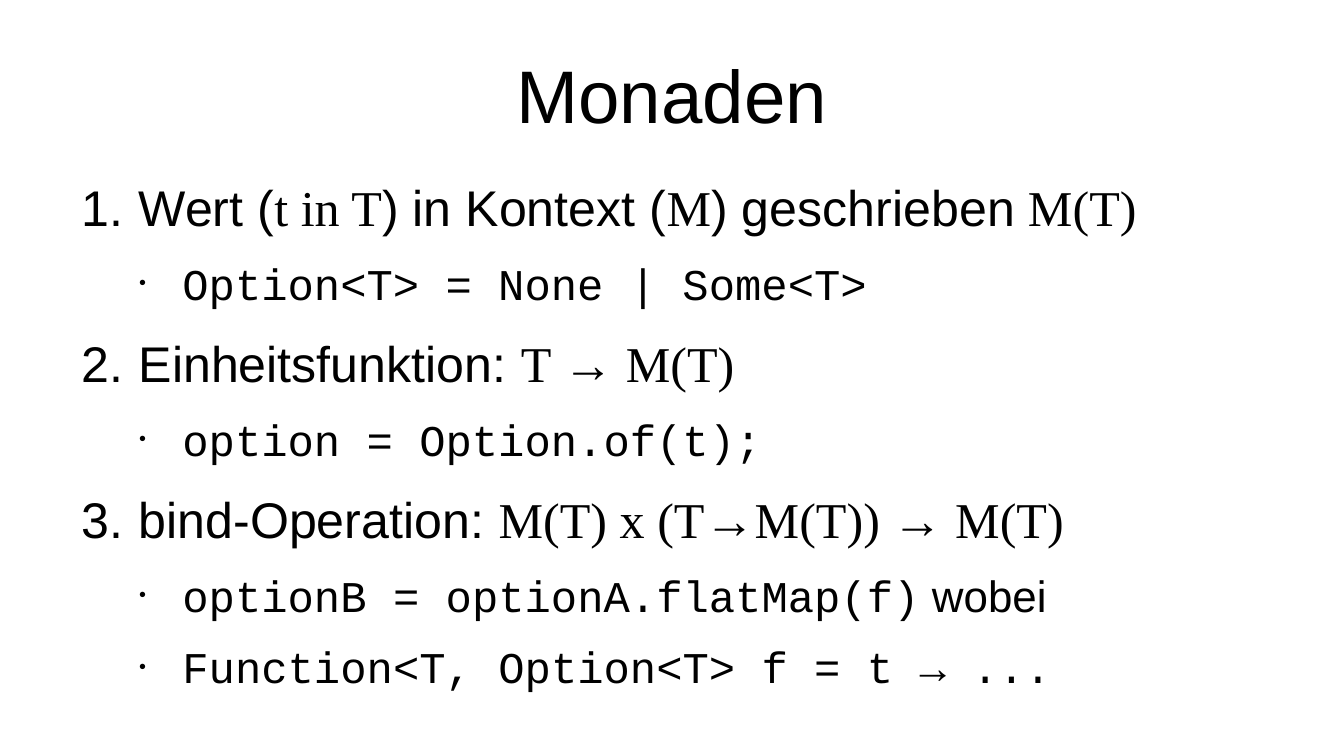
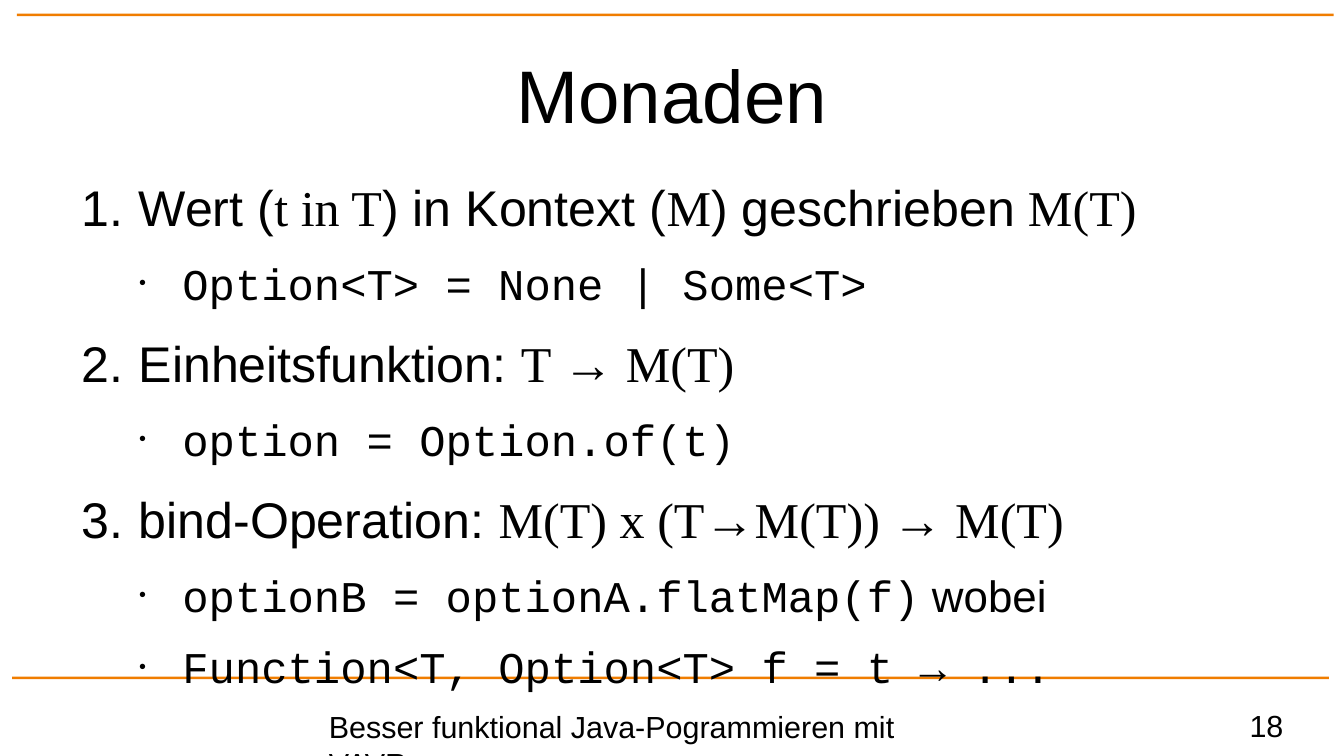
Before and after one commit to p3et/vavr-demo, a slide deck: slide 18 of coffee talk.odp (slide 17 before the commit). Drawn at 1344x756 pixels with LibreOffice and Linux fonts; fonts in the diff are those of the drawing; background and template pictures are left out. Boxes give left, top, right and bottom in pixels: in the first picture for what was removed or moved away, otherwise in the second. Text is boxed around its words. In the diff, an @@ line names an element or a change of style, - is before the commit and + after.

```diff
--- a/coffee talk.odp
+++ b/coffee talk.odp
@@ line added from (17, 15) to (1334, 15), #F07D00 1.5 pt @@
@@ text at (182, 425, 735, 465): text changed @@
-  • option = Option.of(t);
+  • option = Option.of(t)
@@ line added from (12, 678) to (1329, 678), #F07D00 1.5 pt @@
@@ text added at (329, 716, 895, 744), 18 pt, text #000000 @@
+Besser funktional Java-Pogrammieren mit VAVR
@@ page number added at (1250, 715, 1284, 738), 18 pt, text #000000 @@
+18
```
Also in this commit, not shown: 40 other slides changed, 2 slides added, 1 slide removed.
